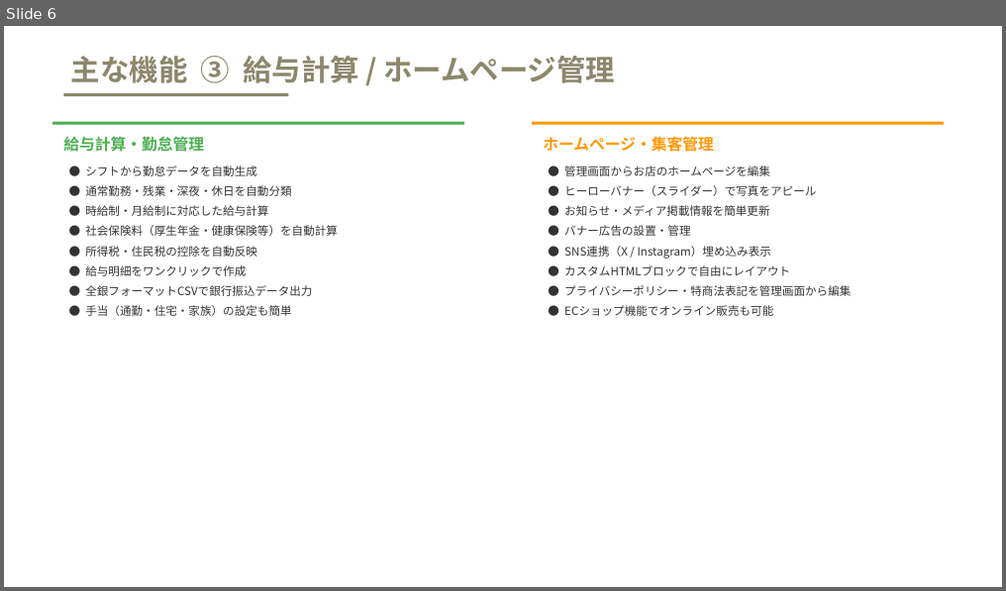
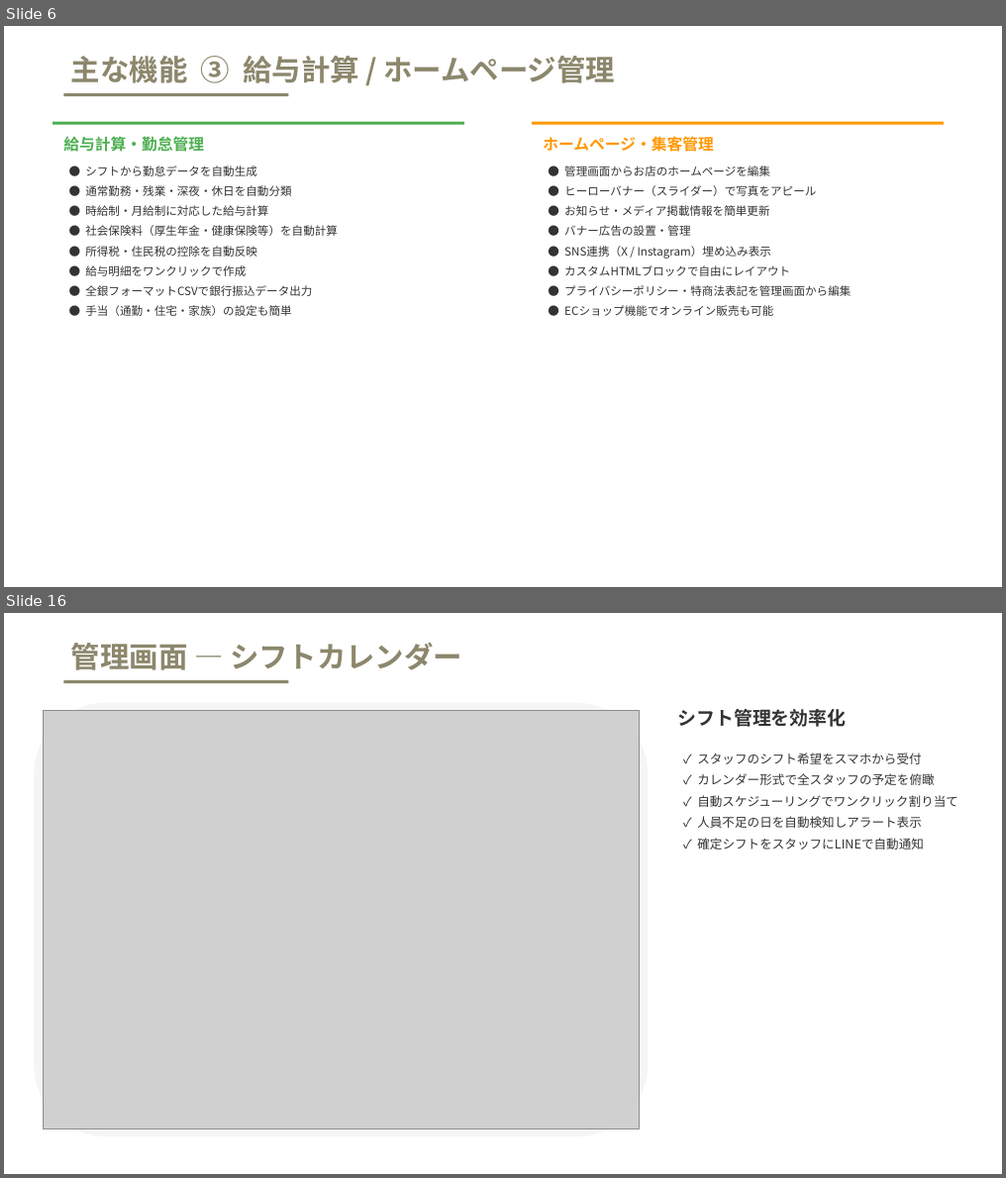
Before and after one commit to FUHI12342/NewFUHI, a slide deck: docs/TimeBaiBai_サービス紹介資料.pptx. Shown one above the other, each under a label of ours: slide 6 before the commit, slides 6 and 16 after it; the slides between them are not shown. The pictures are 1006x591 and 1006x1178 pixels, drawn with LibreOffice and Linux fonts; fonts in the diff are those of the drawing; grey boxes stand for pictures. Boxes give left, top, right and bottom in pixels: in the first picture for what was removed or moved away, otherwise in the second. Text is boxed around its words. In the diff, an @@ line names an element or a change of style, - is before the commit and + after.

Commit message:
feat: チャネル別売上分析API + キャストタブ動的ラベル + ドキュメント更新
- ChannelSalesAPIView: EC/POS/テーブル/予約チャネル別売上を集計
- SiteSettingsトグル連動でチャネル自動表示/非表示
- ダッシュボード「スタッフ」タブをSiteSettings.staff_labelで動的表示
- 積み上げ棒グラフ(日別/週別/月別切替)
- テスト11件追加(全通過)
- 営業資料・マニュアル・スクリーンショット更新

```diff
--- a/docs/TimeBaiBai_サービス紹介資料.pptx
+++ b/docs/TimeBaiBai_サービス紹介資料.pptx
@@ slide 16 added at (4, 613, 1002, 1174), background #FFFFFF @@
@@ text added at (71, 643, 462, 670), 28 pt, text #8C876C, bold @@
+管理画面 — シフトカレンダー
@@ rectangle added at (63, 680, 288, 683), fill #8C876C @@
@@ rounded rectangle added at (34, 703, 648, 1137), fill #F5F5F5 @@
@@ picture added at (43, 710, 639, 1130) @@
@@ text added at (677, 709, 846, 727), 18 pt, text #333333, bold @@
+シフト管理を効率化
@@ text added at (697, 753, 958, 850), 12 pt, text #333333 @@
+✓ スタッフのシフト希望をスマホから受付
+✓ カレンダー形式で全スタッフの予定を俯瞰
+✓ 自動スケジューリングでワンクリック割り当て
+✓ 人員不足の日を自動検知しアラート表示
+✓ 確定シフトをスタッフにLINEで自動通知
```
Also in this commit, not shown: 13 other slides added, 15 other files.
